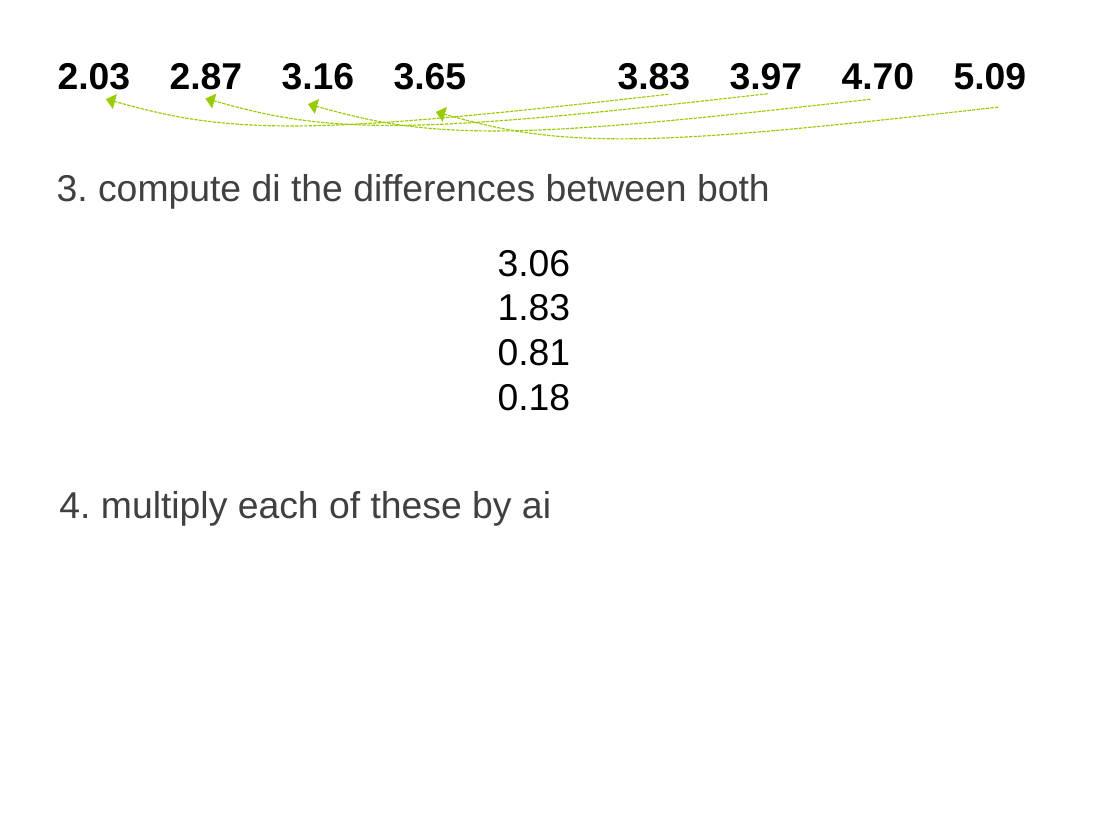
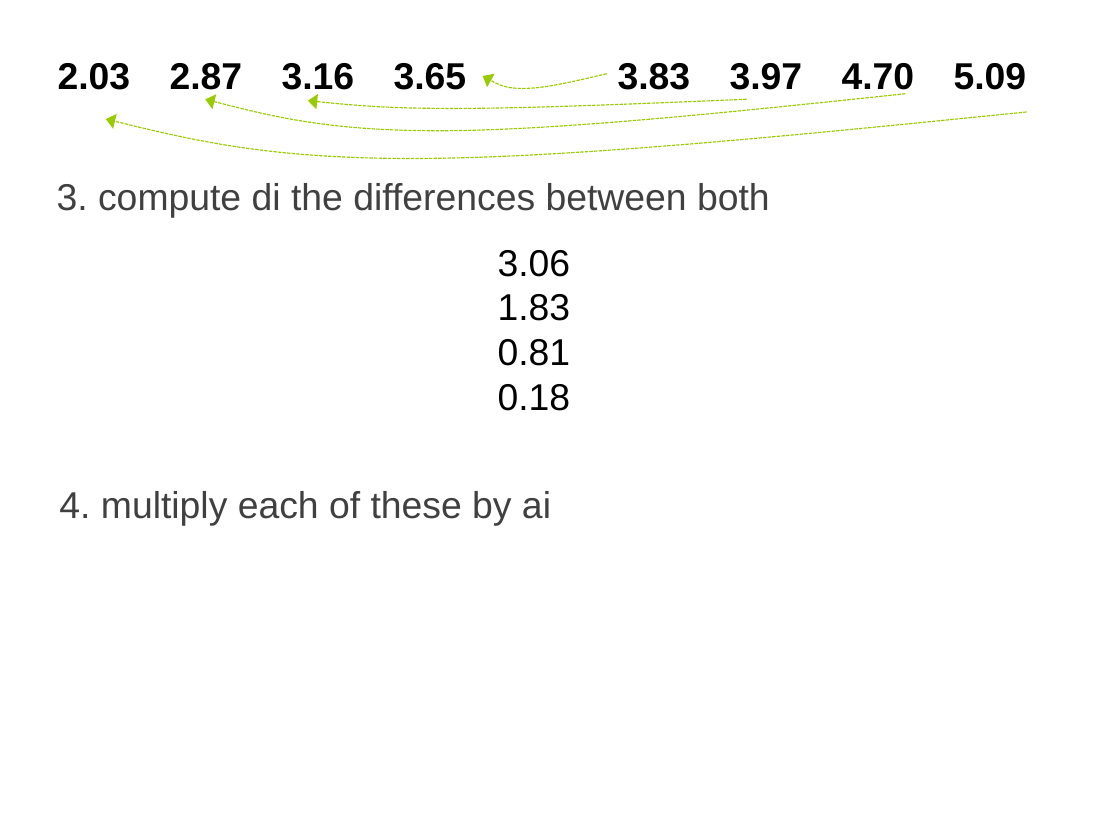
Before and after one commit to coms10011/2018_19, a slide deck: slide 37 of 15-NormalityTesting/15-Roudaut-test-normality-45min.pptx. Drawn at 1120x840 pixels with LibreOffice and Linux fonts; fonts in the diff are those of the drawing. Boxes give left, top, right and bottom in pixels: in the first picture for what was removed or moved away, otherwise in the second. Text is boxed around its words. In the diff, an @@ line names an element or a change of style, - is before the commit and + after.

Commit message:
typos differences computation

```diff
--- a/15-NormalityTesting/15-Roudaut-test-normality-45min.pptx
+++ b/15-NormalityTesting/15-Roudaut-test-normality-45min.pptx
@@ freeform shape added at [483,74,607,88], outline #99CC00 0.75 pt dashed @@
@@ freeform shape: place and size @@
-freeform shape at [106,94,669,125]
+freeform shape at [106,112,1027,159]
@@ freeform shape: place and size @@
-freeform shape at [205,94,767,125]
+freeform shape at [205,94,905,131]
@@ freeform shape: place and size @@
-freeform shape at [308,100,870,131]
+freeform shape at [308,100,747,109]
@@ freeform shape removed at [436,108,998,139] @@
@@ text "3. compute di the differences ...": place and size @@
-text "3. compute di the differences ..." at [57,174,770,209]
+text "3. compute di the differences ..." at [57,183,770,218]
```
Also in this commit, not shown: 1 other file.
